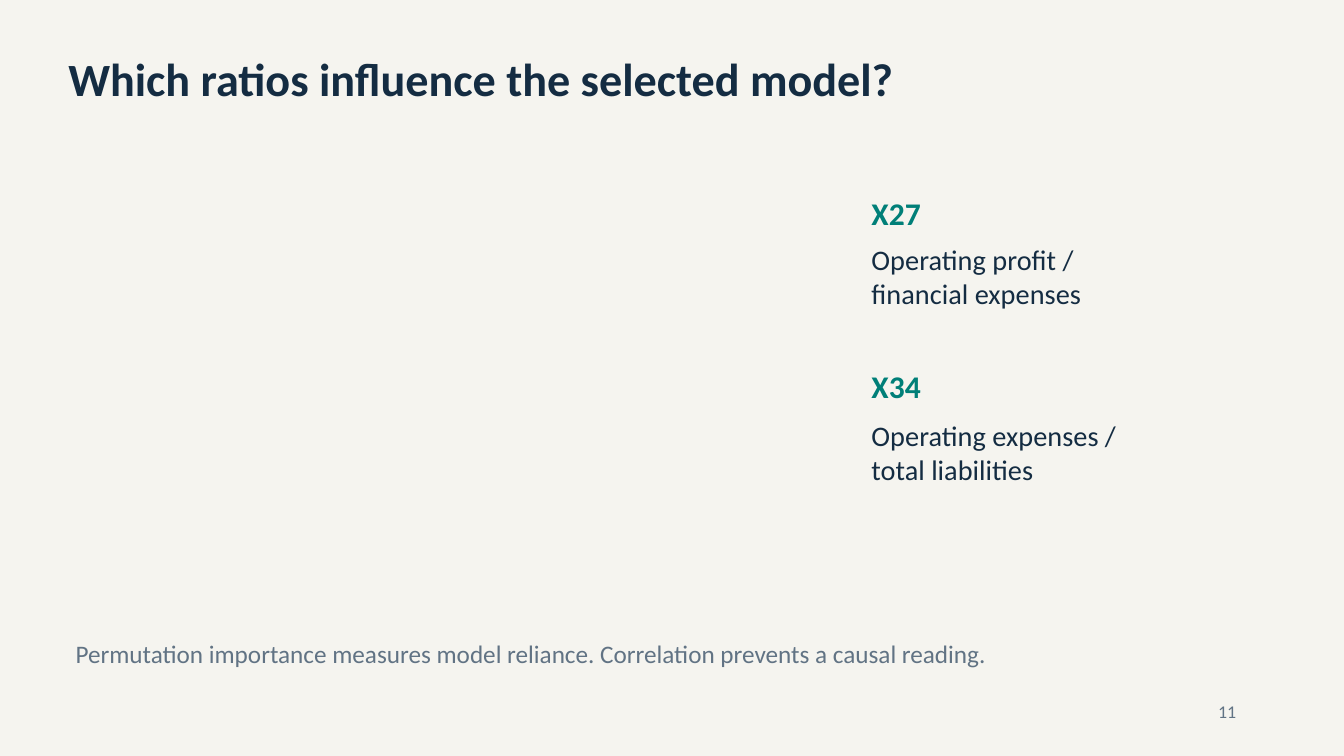
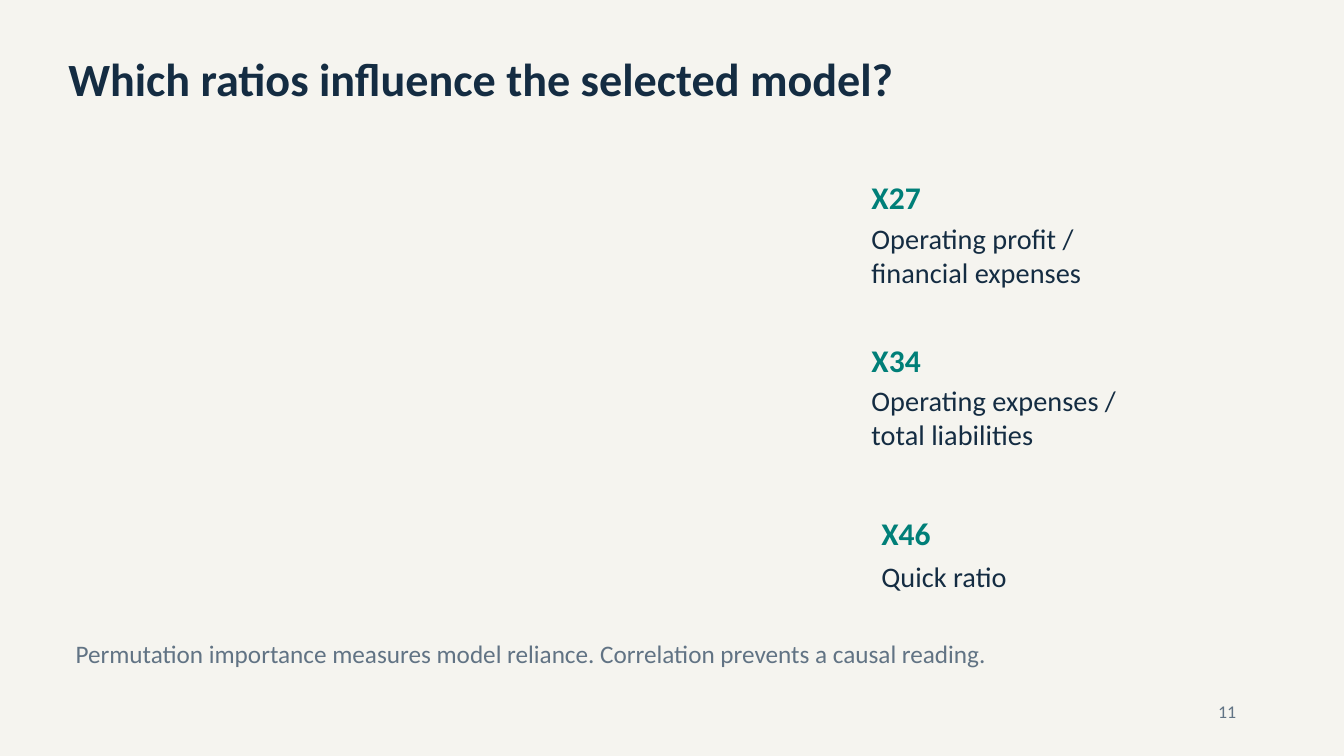
Before and after one commit to Atharva-Ashish-Vyas/corporate-bankruptcy-prediction, a slide deck: slide 11 of deliverables/presentation.pptx. Drawn at 1344x756 pixels with LibreOffice and Linux fonts; fonts in the diff are those of the drawing. Boxes give left, top, right and bottom in pixels: in the first picture for what was removed or moved away, otherwise in the second. Text is boxed around its words. In the diff, an @@ line names an element or a change of style, - is before the commit and + after.

Commit message:
Clean submission docs and align presentation with current demo

```diff
--- a/deliverables/presentation.pptx
+++ b/deliverables/presentation.pptx
@@ text "X27": place and size @@
-text "X27" at (871, 204, 920, 225)
+text "X27" at (871, 188, 920, 209)
@@ text "Operating profit /": place and size @@
-text "Operating profit /" at (871, 250, 1081, 309)
+text "Operating profit /" at (871, 229, 1081, 288)
@@ text "X34": place and size @@
-text "X34" at (871, 377, 920, 399)
+text "X34" at (871, 351, 920, 373)
@@ text "Operating expenses /": place and size @@
-text "Operating expenses /" at (871, 426, 1098, 481)
+text "Operating expenses /" at (871, 391, 1098, 446)
@@ text added at (881, 523, 930, 546), 22.5 pt, text #007F78, bold @@
+X46
@@ text added at (881, 567, 1006, 591), 20.2 pt, text #142C42 @@
+Quick ratio
```
Also in this commit, not shown: 2 other slides changed, 11 other files.
